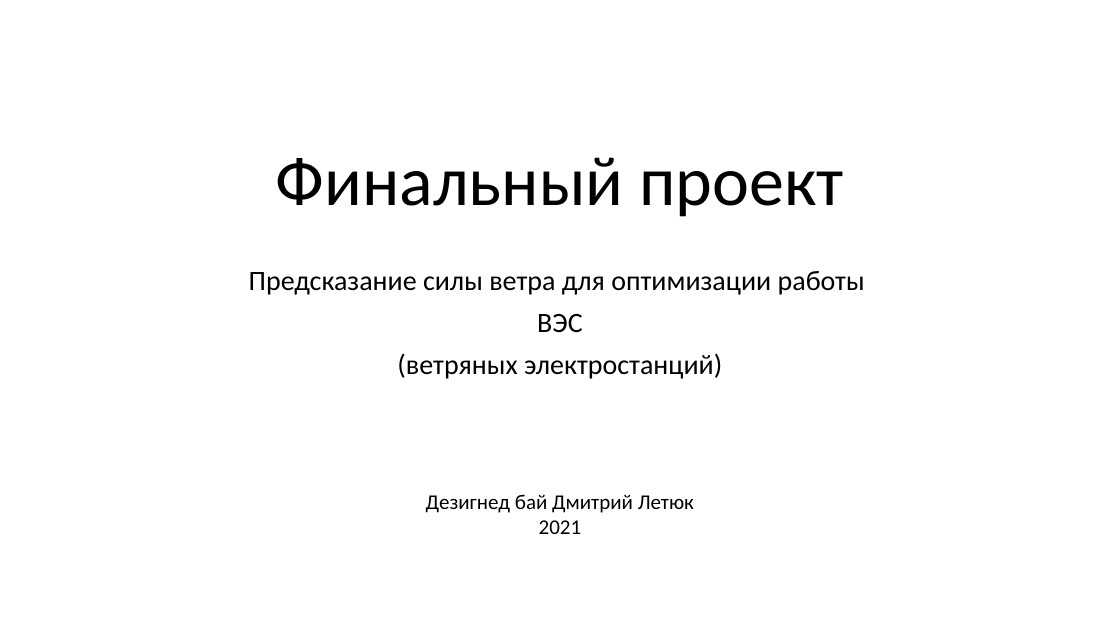
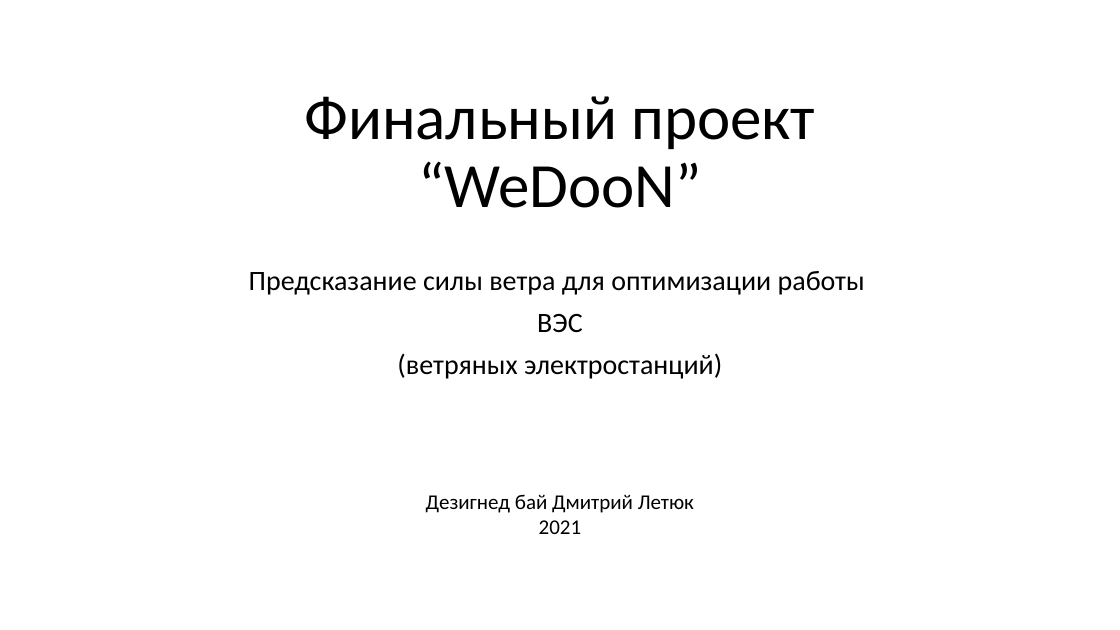
Before and after one commit to Dmitry1973/GB_Final_project, a slide deck: slide 1 of FInal_project.pptx. Drawn at 1120x630 pixels with LibreOffice and Linux fonts; fonts in the diff are those of the drawing. Boxes give left, top, right and bottom in pixels: in the first picture for what was removed or moved away, otherwise in the second. Text is boxed around its words. In the diff, an @@ line names an element or a change of style, - is before the commit and + after.

```diff
--- a/FInal_project.pptx
+++ b/FInal_project.pptx
@@ title at (x1=304, y1=96, x2=815, y2=208): text changed; size 60 to 54 pt @@
-Финальный проект
+Финальный проект
+“WeDooN”
```
Also in this commit, not shown: 1 other slide changed.
